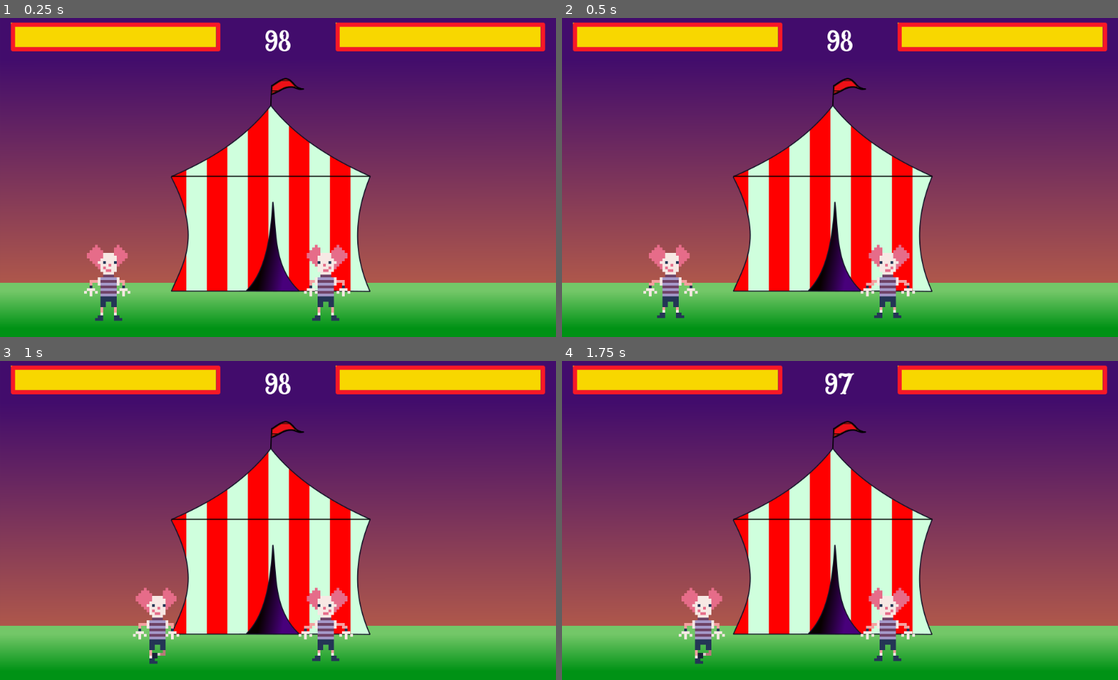
Above: before the commit, frames 1-4 (two rows, left to right).
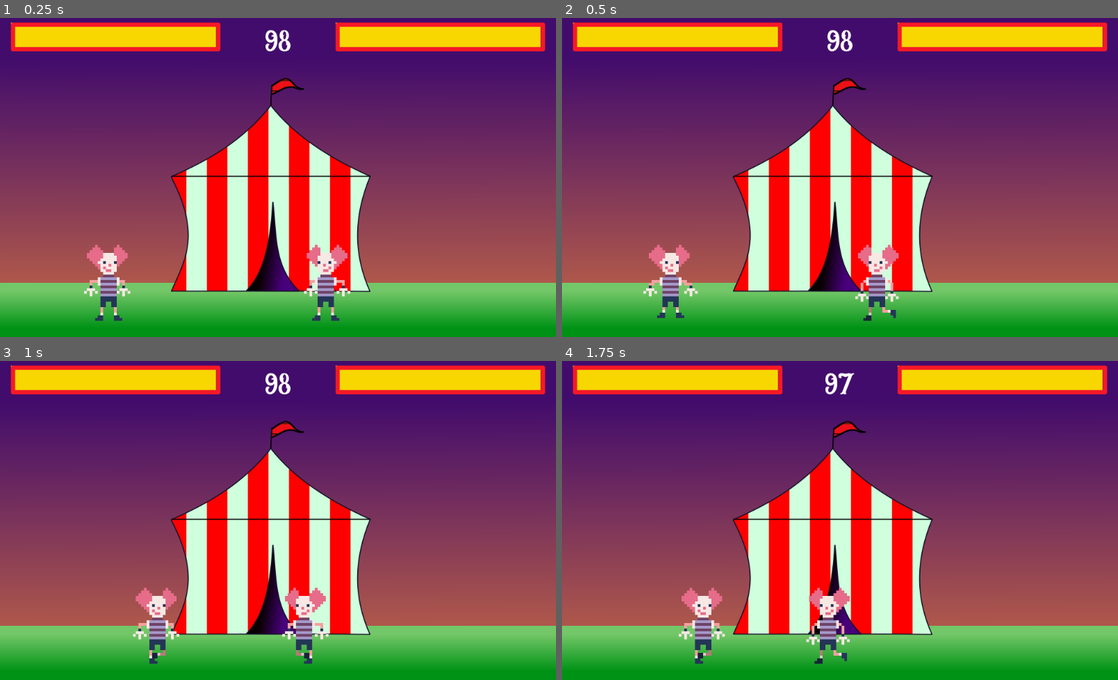
Above: after the commit, the same moments.

Repository: khan94/Carnival-Fights
Game: Godot game, scene res://root.tscn
The game is run twice, just before and just after one commit, with the same random seed, the same clock (stepped at 60 frames per second) and the same inputs.
Inputs:
- Up to frame 1 (0.25 s): no input
- Up to frame 2 (0.5 s): no input
- Up to frame 3 (1 s): hold Right (ui_right) from 0.53 s (still down); hold Shift from 0.53 s (still down)
- Up to frame 4 (1.75 s): release Right (ui_right) at 1.28 s; release Shift at 1.28 s; hold Left (ui_left) from 1.28 s (still down); tap Shift at 1.35 s

Frame 1 is identical in both runs. In frame 2, 1.2% of the frame differs, in the area x 52-64%, y 71-95%; in frame 3, 1.5%; in frame 4, 1.8%, in the area x 43-64%, y 71-95%.

Commit message:
moved hit detection to abstract prefab, instead of keeping it in each instance of character

Diff:
--- a/prefabs/character_abstract.tscn
+++ b/prefabs/character_abstract.tscn
@@ -6,9 +6,8 @@
 [sub_resource type="RectangleShape2D" id=1]
 extents = Vector2( 15.4888, 10 )
 
-[sub_resource type="CapsuleShape2D" id=2]
-radius = 17.4002
-height = 78.4695
+[sub_resource type="RectangleShape2D" id=2]
+extents = Vector2( 15, 15 )
 
 [sub_resource type="Animation" id=3]
 resource_name = "attack"
@@ -165,8 +164,7 @@
 } ]
 }
 
-[sub_resource type="Animation" id=6]
-resource_name = "walk"
+[sub_resource type="Animation" id=7]
 length = 0.6
 loop = true
 tracks/0/type = "value"
@@ -182,66 +180,70 @@
 "values": [ 2, 3, 4 ]
 }
 
-[sub_resource type="AnimationNodeAnimation" id=7]
+[sub_resource type="AnimationNodeAnimation" id=8]
 animation = "attack"
 
-[sub_resource type="AnimationNodeAnimation" id=8]
+[sub_resource type="AnimationNodeAnimation" id=9]
 animation = "hurt"
 
-[sub_resource type="AnimationNodeAnimation" id=9]
+[sub_resource type="AnimationNodeAnimation" id=10]
 animation = "idle"
 
-[sub_resource type="AnimationNodeAnimation" id=22]
+[sub_resource type="AnimationNodeAnimation" id=11]
 animation = "jump"
 
-[sub_resource type="AnimationNodeAnimation" id=10]
+[sub_resource type="AnimationNodeAnimation" id=12]
 animation = "walk"
 
-[sub_resource type="AnimationNodeStateMachineTransition" id=11]
-
-[sub_resource type="AnimationNodeStateMachineTransition" id=12]
-
 [sub_resource type="AnimationNodeStateMachineTransition" id=13]
 
 [sub_resource type="AnimationNodeStateMachineTransition" id=14]
+
+[sub_resource type="AnimationNodeStateMachineTransition" id=15]
+
+[sub_resource type="AnimationNodeStateMachineTransition" id=16]
 switch_mode = 2
 auto_advance = true
 
-[sub_resource type="AnimationNodeStateMachineTransition" id=15]
-
-[sub_resource type="AnimationNodeStateMachineTransition" id=16]
-
 [sub_resource type="AnimationNodeStateMachineTransition" id=17]
+
+[sub_resource type="AnimationNodeStateMachineTransition" id=18]
+
+[sub_resource type="AnimationNodeStateMachineTransition" id=19]
 switch_mode = 2
 auto_advance = true
 
-[sub_resource type="AnimationNodeStateMachineTransition" id=18]
-
-[sub_resource type="AnimationNodeStateMachineTransition" id=23]
-
-[sub_resource type="AnimationNodeStateMachineTransition" id=24]
+[sub_resource type="AnimationNodeStateMachineTransition" id=20]
+
+[sub_resource type="AnimationNodeStateMachineTransition" id=21]
+
+[sub_resource type="AnimationNodeStateMachineTransition" id=22]
 switch_mode = 2
 auto_advance = true
 
-[sub_resource type="AnimationNodeStateMachineTransition" id=25]
-
-[sub_resource type="AnimationNodeStateMachine" id=19]
-states/attack/node = SubResource( 7 )
+[sub_resource type="AnimationNodeStateMachineTransition" id=23]
+
+[sub_resource type="AnimationNodeStateMachine" id=24]
+states/attack/node = SubResource( 8 )
 states/attack/position = Vector2( 593, 214 )
-states/hurt/node = SubResource( 8 )
+states/hurt/node = SubResource( 9 )
 states/hurt/position = Vector2( 216, 214 )
-states/idle/node = SubResource( 9 )
+states/idle/node = SubResource( 10 )
 states/idle/position = Vector2( 393, 96 )
-states/jump/node = SubResource( 22 )
+states/jump/node = SubResource( 11 )
 states/jump/position = Vector2( 610, -12 )
-states/walk/node = SubResource( 10 )
+states/walk/node = SubResource( 12 )
 states/walk/position = Vector2( 854, 96 )
-transitions = [ "idle", "attack", SubResource( 11 ), "walk", "idle", SubResource( 12 ), "idle", "walk", SubResource( 13 ), "attack", "idle", SubResource( 14 ), "walk", "attack", SubResource( 15 ), "idle", "hurt", SubResource( 16 ), "hurt", "idle", SubResource( 17 ), "attack", "hurt", SubResource( 18 ), "idle", "jump", SubResource( 23 ), "jump", "idle", SubResource( 24 ), "walk", "jump", SubResource( 25 ) ]
+transitions = [ "idle", "attack", SubResource( 13 ), "walk", "idle", SubResource( 14 ), "idle", "walk", SubResource( 15 ), "attack", "idle", SubResource( 16 ), "walk", "attack", SubResource( 17 ), "idle", "hurt", SubResource( 18 ), "hurt", "idle", SubResource( 19 ), "attack", "hurt", SubResource( 20 ), "idle", "jump", SubResource( 21 ), "jump", "idle", SubResource( 22 ), "walk", "jump", SubResource( 23 ) ]
 start_node = "idle"
 end_node = "walk"
 graph_offset = Vector2( 0, -63.924 )
 
-[sub_resource type="AnimationNodeStateMachinePlayback" id=20]
+[sub_resource type="AnimationNodeStateMachinePlayback" id=25]
+
+[sub_resource type="CapsuleShape2D" id=26]
+radius = 20.0
+height = 70.0
 
 [node name="character" type="KinematicBody2D"]
 script = ExtResource( 2 )
@@ -250,7 +252,6 @@
 texture = ExtResource( 1 )
 hframes = 4
 vframes = 5
-frame = 1
 
 [node name="Area2D" type="Area2D" parent="Sprite"]
 
@@ -260,22 +261,27 @@
 disabled = true
 
 [node name="CollisionShape2D" type="CollisionShape2D" parent="."]
-position = Vector2( -0.396851, 0 )
+position = Vector2( 0, 50 )
 shape = SubResource( 2 )
 
 [node name="AnimationPlayer" type="AnimationPlayer" parent="."]
 anims/attack = SubResource( 3 )
 anims/hurt = SubResource( 4 )
 anims/idle = SubResource( 5 )
-anims/jump = SubResource( 21 )
-anims/walk = SubResource( 6 )
+anims/jump = SubResource( 6 )
+anims/walk = SubResource( 7 )
 
 [node name="AnimationTree" type="AnimationTree" parent="."]
-tree_root = SubResource( 19 )
+tree_root = SubResource( 24 )
 anim_player = NodePath("../AnimationPlayer")
 active = true
-parameters/playback = SubResource( 20 )
+parameters/playback = SubResource( 25 )
 
 [node name="HealthTween" type="Tween" parent="."]
 
-[connection signal="body_entered" from="Sprite/Area2D" to="." method="_on_Area2D_body_entered"]
+[node name="HitArea" type="Area2D" parent="."]
+
+[node name="CollisionShape2D" type="CollisionShape2D" parent="HitArea"]
+shape = SubResource( 26 )
+
+[connection signal="area_entered" from="Sprite/Area2D" to="." method="_on_Area2D_area_entered"]
--- a/prefabs/player.tscn
+++ b/prefabs/player.tscn
@@ -9,7 +9,7 @@
 script = ExtResource( 2 )
 
 [node name="Sprite" parent="." index="0"]
-frame = 0
+frame = 1
 
 [node name="AnimationTree" parent="." index="3"]
 parameters/playback = SubResource( 1 )
--- a/scripts/FightRound.gd
+++ b/scripts/FightRound.gd
@@ -74,7 +74,7 @@
 func _process(delta):
 	disp = character.position.x - enemy.position.x
 	dist = abs(disp)
-#	_process_ai_punch()
+	_process_ai_punch()
 	if enemy.HP <= 0:
 		_game_over("Player 1 Wins")
 	elif character.HP <= 0:
@@ -88,7 +88,7 @@
 		character.scale.x = -1
 
 func _on_move_timeout():
-#	_process_ai_move()
+	_process_ai_move()
 	pass
 
 func _on_time_over():
--- a/scripts/character.gd
+++ b/scripts/character.gd
@@ -4,9 +4,9 @@
 export (int) var speed = 200
 
 var velocity = Vector2()
-var GRAVITY = 10
 var state_machine
 var stop_movement = false
+var is_dead = false
 var HP = 100
 onready var HealthTween = $"HealthTween"
 
@@ -48,13 +48,17 @@
 
 func _got_punched():
 	var updatedHealth = HP - 10
-#	HP = updatedHealth
 	HealthTween.interpolate_property(self, "HP",
 		null, updatedHealth, .75,
 		Tween.TRANS_EXPO, Tween.EASE_IN_OUT)
 	HealthTween.start()
 	if(HP <= 0):
-		print('motherfucker dies')
+		is_dead = true
 #		in the future run death animation and signal to end Round??
 	stop_movement = true
 	state_machine.travel("hurt")
+
+
+func _on_Area2D_area_entered(area):
+	if area.name == 'HitArea' && area.get_parent().name != self.name:
+		area.get_parent()._got_punched()
--- a/scripts/enemy.gd
+++ b/scripts/enemy.gd
@@ -18,7 +18,3 @@
 func _physics_process(delta):
 #	_get_input()
 	pass
-
-func _on_Area2D_body_entered(body):
-	if(body.name == 'player'):
-		body._got_punched()
--- a/scripts/player.gd
+++ b/scripts/player.gd
@@ -14,7 +14,3 @@
 
 func _physics_process(delta):
 	_get_input()
-
-func _on_Area2D_body_entered(body):
-	if(body.name == 'enemy'):
-		body._got_punched()
Not shown: 2 places in prefabs/character_abstract.tscn that only renumber resources
